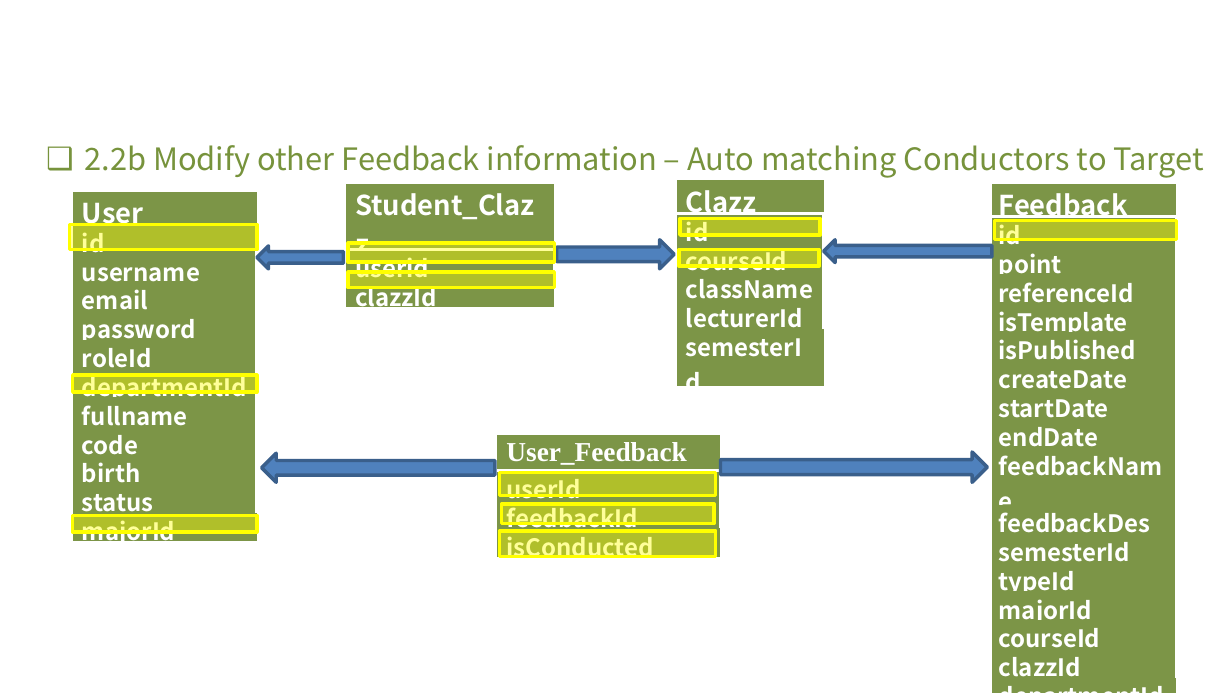
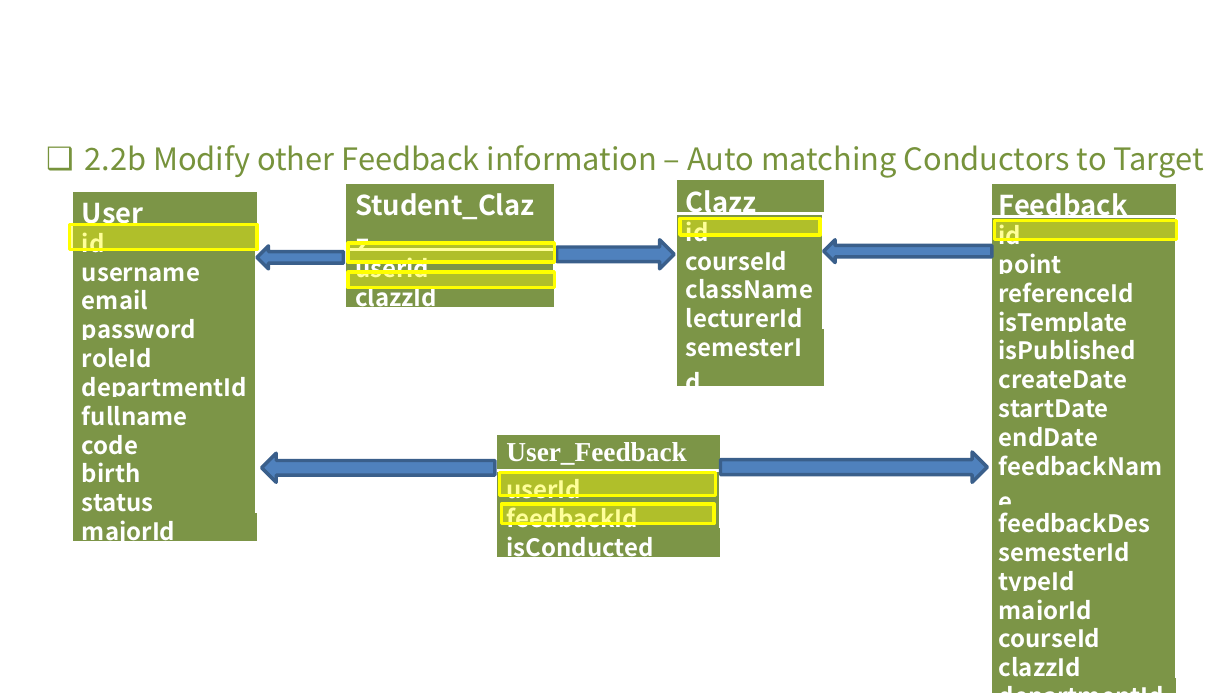
Before and after one commit to VietQuocHoang/SFMS, a slide deck: slide 16 of Document/SlideSFMS-1 - Copy.pptx. Drawn at 1232x693 pixels with LibreOffice and Linux fonts; fonts in the diff are those of the drawing; background and template pictures are left out. Boxes give left, top, right and bottom in pixels: in the first picture for what was removed or moved away, otherwise in the second. Text is boxed around its words. In the diff, an @@ line names an element or a change of style, - is before the commit and + after.

```diff
--- a/Document/SlideSFMS-1 - Copy.pptx
+++ b/Document/SlideSFMS-1 - Copy.pptx
@@ rectangle removed at (x1=679, y1=250, x2=819, y2=267) @@
@@ rectangle removed at (x1=73, y1=376, x2=257, y2=393) @@
@@ rectangle removed at (x1=73, y1=515, x2=257, y2=532) @@
@@ rectangle removed at (x1=500, y1=531, x2=716, y2=557) @@
```
Also in this commit, not shown: 2 other slides changed, 9 other files.
